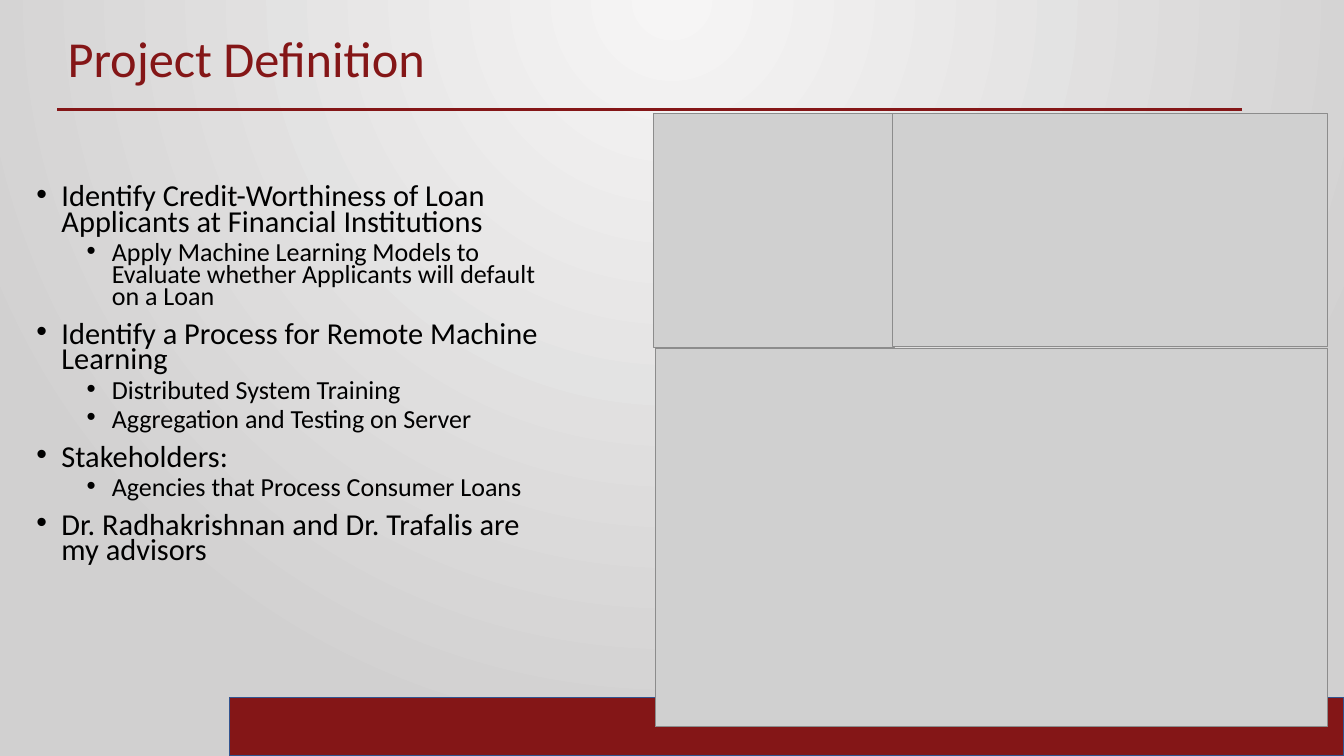
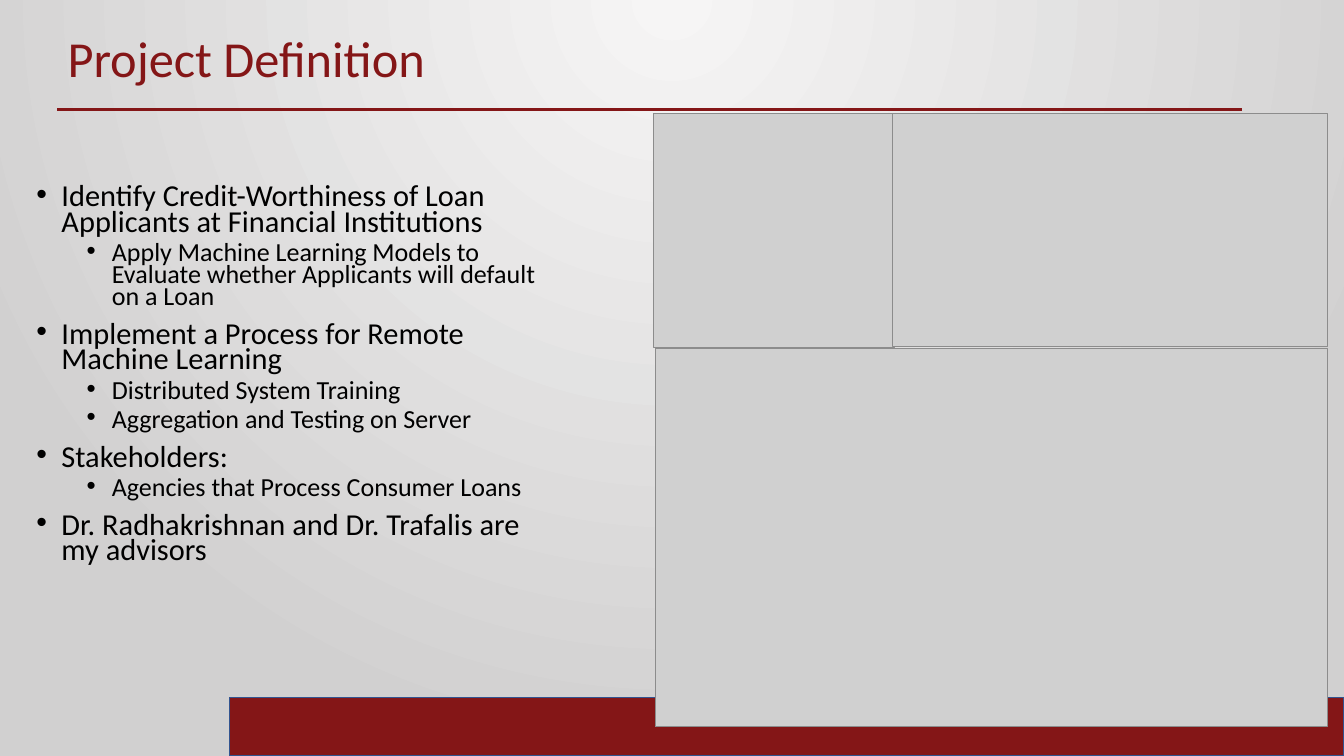
Before and after one commit to ramrao0102/DSA5900-Project, a slide deck: slide 2 of Ram_Rao_Final_Practicum.pptx. Drawn at 1344x756 pixels with LibreOffice and Linux fonts; fonts in the diff are those of the drawing; grey boxes stand for pictures; background and template pictures are left out. Boxes give left, top, right and bottom in pixels: in the first picture for what was removed or moved away, otherwise in the second. Text is boxed around its words. In the diff, an @@ line names an element or a change of style, - is before the commit and + after.

```diff
--- a/Ram_Rao_Final_Practicum.pptx
+++ b/Ram_Rao_Final_Practicum.pptx
@@ text at <box>61,323,463,375</box>: text changed @@
-• Identify a Process for Remote Machine Learning
+• Implement a Process for Remote Machine Learning
```
Also in this commit, not shown: 2 other slides changed, 1 other file.
